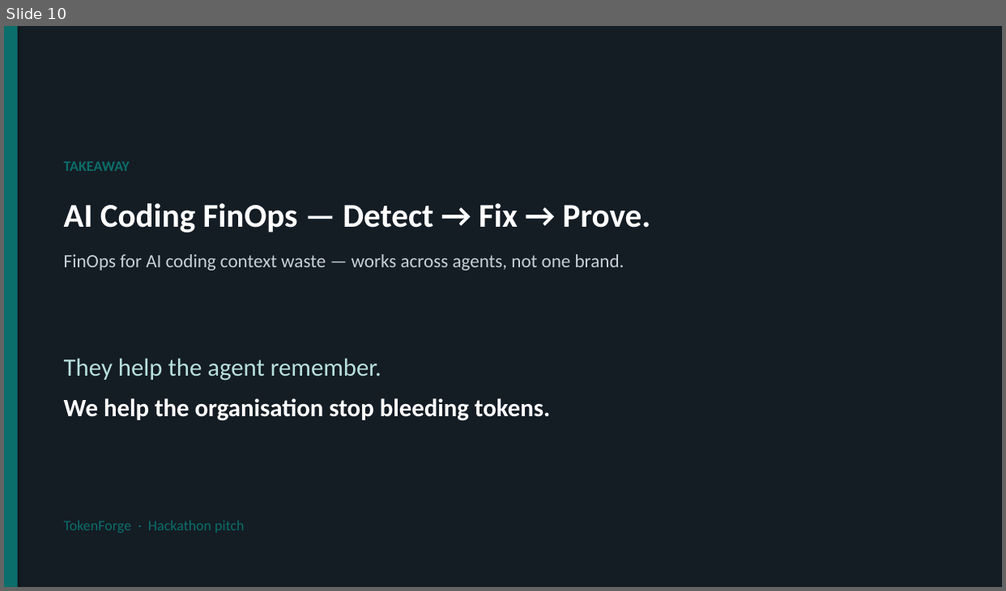
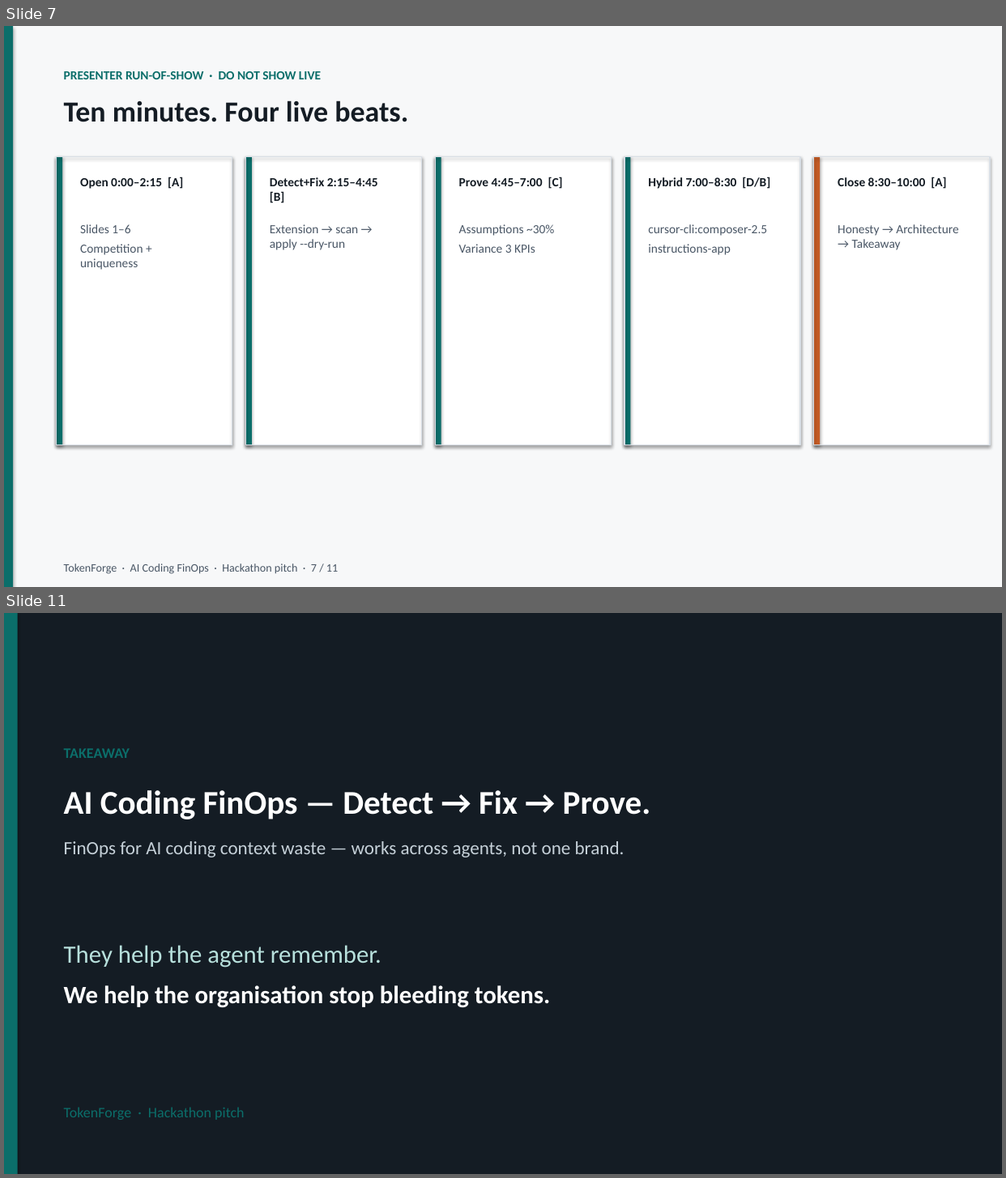
Before and after one commit to JordyNicholas/TokenForge, a slide deck: docs/pitch/TokenForge-Pitch.pptx. Shown one above the other, each under a label of ours: slide 10 before the commit, slides 7 and 11 after it; the slides between them are not shown. The pictures are 1006x591 and 1006x1178 pixels, drawn with LibreOffice and Linux fonts; fonts in the diff are those of the drawing. Boxes give left, top, right and bottom in pixels: in the first picture for what was removed or moved away, otherwise in the second. Text is boxed around its words. In the diff, an @@ line names an element or a change of style, - is before the commit and + after.

```diff
--- a/docs/pitch/TokenForge-Pitch.pptx
+++ b/docs/pitch/TokenForge-Pitch.pptx
@@ slide 7 added at <box>4,26,1002,587</box>, background #FFFFFF @@
@@ rectangle added at <box>4,26,1002,587</box>, fill #F7F8F9 @@
@@ rectangle added at <box>4,26,13,587</box>, fill #0B6E6A @@
@@ text added at <box>64,71,321,79</box>, 12 pt, text #0B6E6A, bold @@
+PRESENTER RUN-OF-SHOW · DO NOT SHOW LIVE
@@ text added at <box>64,101,408,122</box>, 28 pt, text #141C24, bold @@
+Ten minutes. Four live beats.
@@ rectangle added at <box>57,157,232,446</box>, fill #FFFFFF @@
@@ rectangle added at <box>57,157,62,446</box>, fill #0B6E6A @@
@@ rectangle added at <box>57,157,232,446</box>, outline #D8DEE5 1 pt @@
@@ rectangle added at <box>246,157,422,446</box>, fill #FFFFFF @@
@@ rectangle added at <box>246,157,252,446</box>, fill #0B6E6A @@
@@ rectangle added at <box>246,157,422,446</box>, outline #D8DEE5 1 pt @@
@@ rectangle added at <box>435,157,612,446</box>, fill #FFFFFF @@
@@ rectangle added at <box>435,157,441,446</box>, fill #0B6E6A @@
@@ rectangle added at <box>435,157,612,446</box>, outline #D8DEE5 1 pt @@
@@ rectangle added at <box>624,157,800,446</box>, fill #FFFFFF @@
@@ rectangle added at <box>624,157,631,446</box>, fill #0B6E6A @@
@@ rectangle added at <box>624,157,800,446</box>, outline #D8DEE5 1 pt @@
@@ rectangle added at <box>814,157,990,446</box>, fill #FFFFFF @@
@@ rectangle added at <box>814,157,820,446</box>, fill #C45C26 @@
@@ rectangle added at <box>814,157,990,446</box>, outline #D8DEE5 1 pt @@
@@ text added at <box>80,177,183,189</box>, 12 pt, text #141C24, bold @@
+Open 0:00–2:15 [A]
@@ text added at <box>270,177,378,203</box>, 12 pt, text #141C24, bold @@
+Detect+Fix 2:15–4:45 [B]
@@ text added at <box>459,177,563,189</box>, 12 pt, text #141C24, bold @@
+Prove 4:45–7:00 [C]
@@ text added at <box>648,177,770,189</box>, 12 pt, text #141C24, bold @@
+Hybrid 7:00–8:30 [D/B]
@@ text added at <box>837,177,946,189</box>, 12 pt, text #141C24, bold @@
+Close 8:30–10:00 [A]
@@ text added at <box>80,224,143,270</box>, 12 pt, text #4A5766 @@
+Slides 1–6
+Competition + uniqueness
@@ text added at <box>270,224,358,250</box>, 12 pt, text #4A5766 @@
+Extension → scan → apply --dry-run
@@ text added at <box>459,224,554,253</box>, 12 pt, text #4A5766 @@
+Assumptions ~30%
+Variance 3 KPIs
@@ text added at <box>648,224,767,255</box>, 12 pt, text #4A5766 @@
+cursor-cli:composer-2.5
+instructions-app
@@ text added at <box>837,224,958,250</box>, 12 pt, text #4A5766 @@
+Honesty → Architecture → Takeaway
@@ text added at <box>64,564,338,574</box>, 11 pt, text #4A5766 @@
+TokenForge · AI Coding FinOps · Hackathon pitch · 7 / 11
@@ what was slide 10 is now slide 11 @@
```
Also in this commit, not shown: 6 slides changed, 2 other slides added, 2 slides removed, 2 other files.
